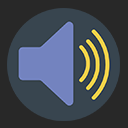
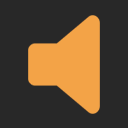
Revision of a layered 128×128 image; what changed, layer by layer:
removed layer "speaker-2" over <box>7,8,120,121</box>
added layer "Layer 3" above "Background" over <box>28,15,100,114</box>
